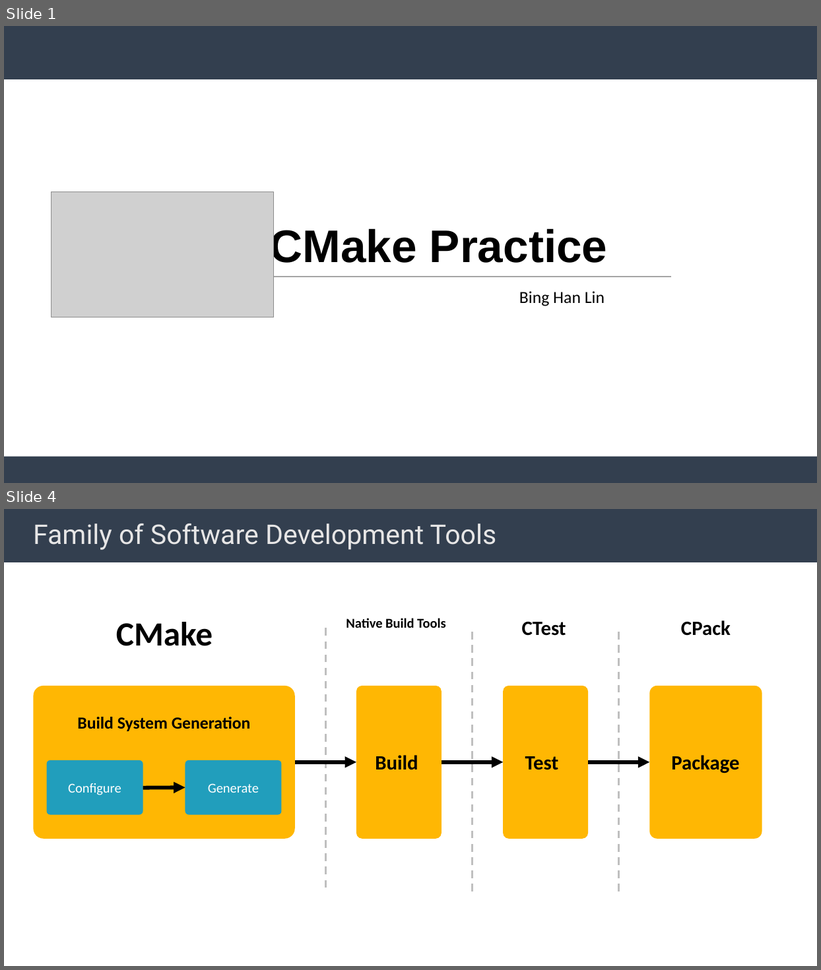
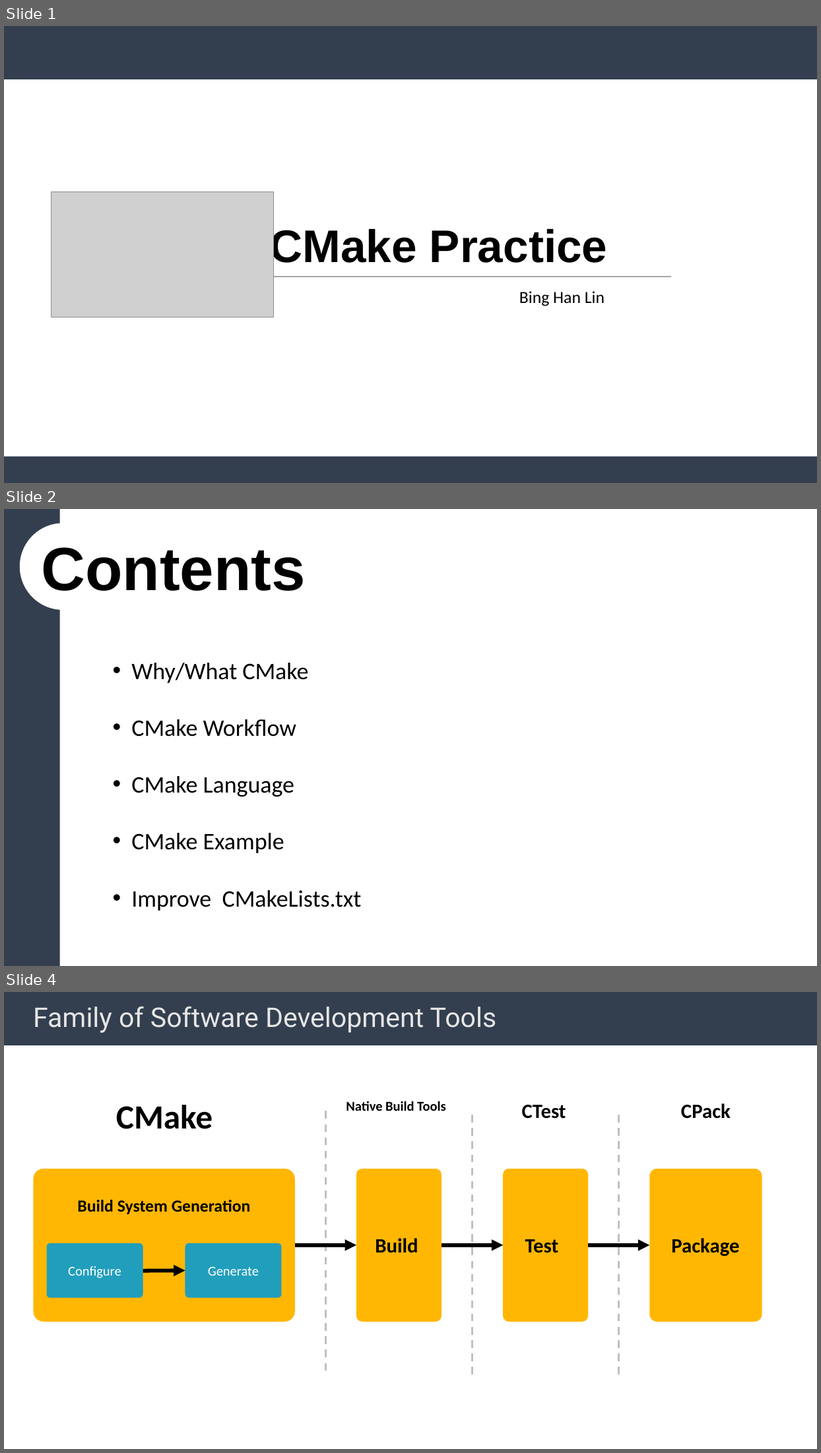
Before and after one commit to BingHanLin/Learn_Modern_CMake, a slide deck: cmake notes.pptx. Shown one above the other, each under a label of ours: slides 1 and 4 before the commit, slides 1, 2 and 4 after it; the slides between them are not shown. The pictures are 821x970 and 821x1453 pixels, drawn with LibreOffice and Linux fonts; fonts in the diff are those of the drawing; grey boxes stand for pictures; background and template pictures are left out. Boxes give left, top, right and bottom in pixels: in the first picture for what was removed or moved away, otherwise in the second. Text is boxed around its words. In the diff, an @@ line names an element or a change of style, - is before the commit and + after.

Commit message:
check example

```diff
--- a/cmake notes.pptx
+++ b/cmake notes.pptx
@@ slide 2 added at box(4, 509, 817, 966), background #FFFFFF @@
@@ rectangle added at box(4, 509, 60, 966), fill #333F50 @@
@@ rectangle added at box(4, 509, 36, 966), fill #333F50 @@
@@ ellipse added at box(20, 523, 107, 610), fill #FFFFFF @@
@@ text added at box(42, 547, 306, 591), 72 pt, text #000000, bold @@
+Contents
@@ text added at box(131, 663, 362, 911), 28 pt, text #000000 @@
+• Why/What CMake
+• CMake Workflow
+• CMake Language
+• CMake Example
+• Improve CMakeLists.txt
```
Also in this commit, not shown: 8 slides changed, 2 other slides added, 4 slides removed, 35 other files.
